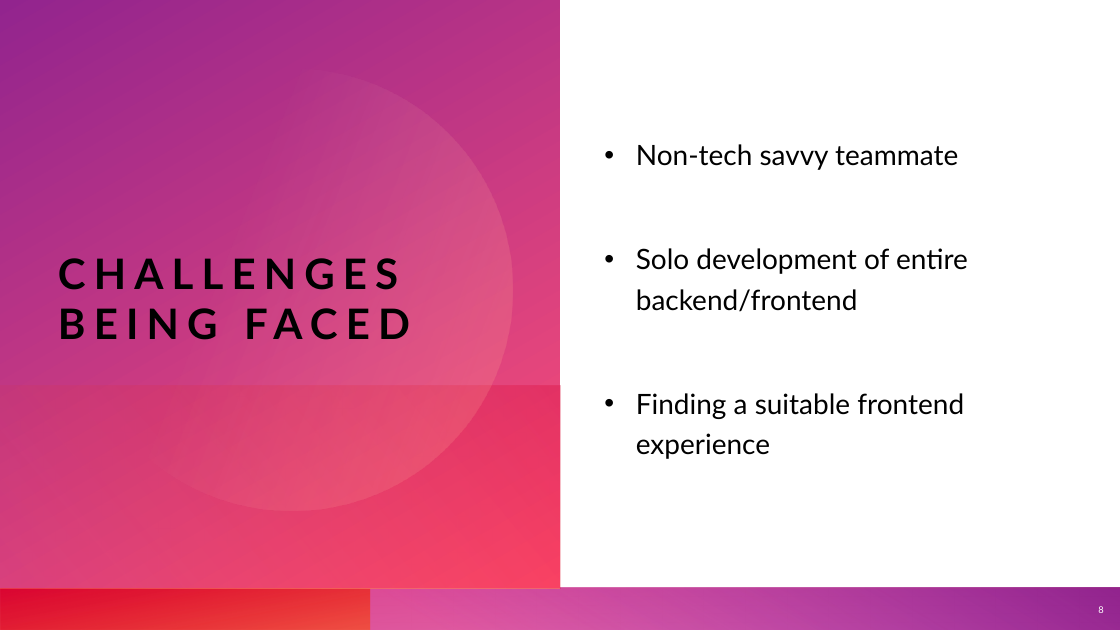
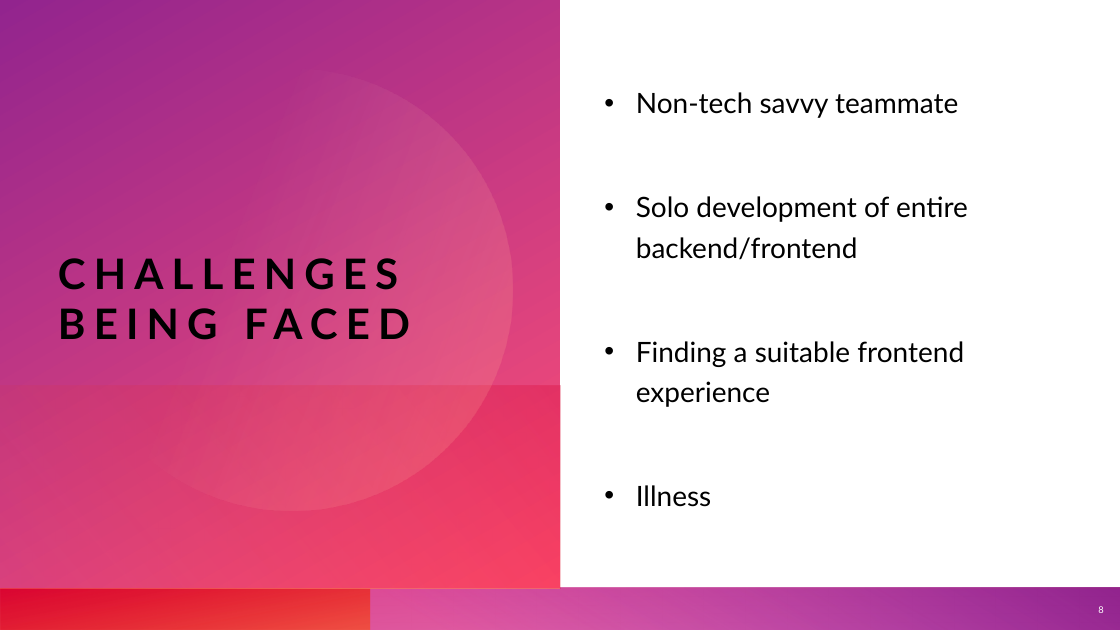
Before and after one commit to cart7982/CaravanSeraiCS360, a slide deck: slide 8 of Presentations/Caravanserai - Phase 3.pptx. Drawn at 1120x630 pixels with LibreOffice and Linux fonts; fonts in the diff are those of the drawing. Boxes give left, top, right and bottom in pixels: in the first picture for what was removed or moved away, otherwise in the second. Text is boxed around its words. In the diff, an @@ line names an element or a change of style, - is before the commit and + after.

```diff
--- a/Presentations/Caravanserai - Phase 3.pptx
+++ b/Presentations/Caravanserai - Phase 3.pptx
@@ text at (636, 485, 711, 507): paragraph added @@
+• Illness
```
Also in this commit, not shown: 12 other files.
